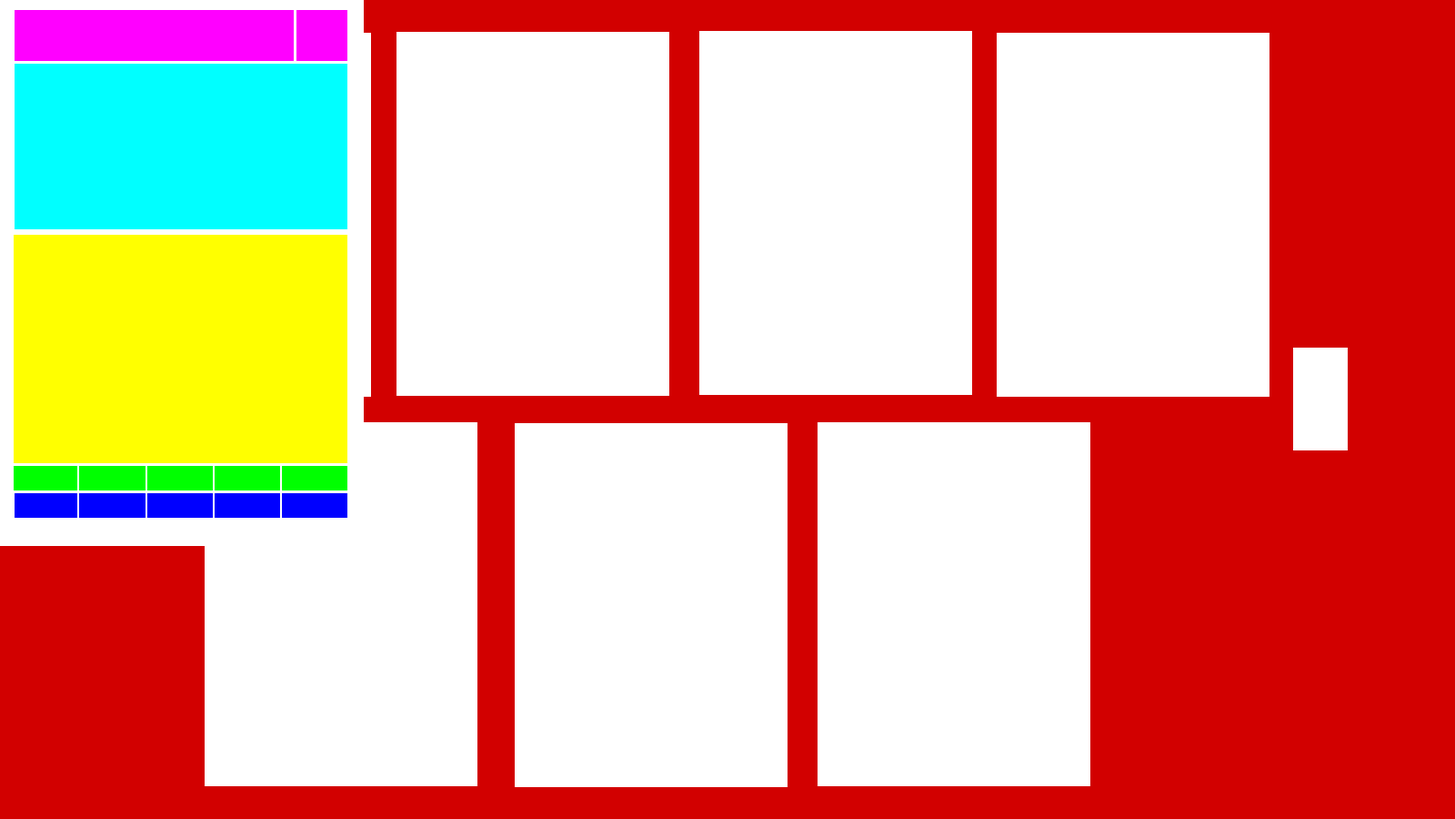
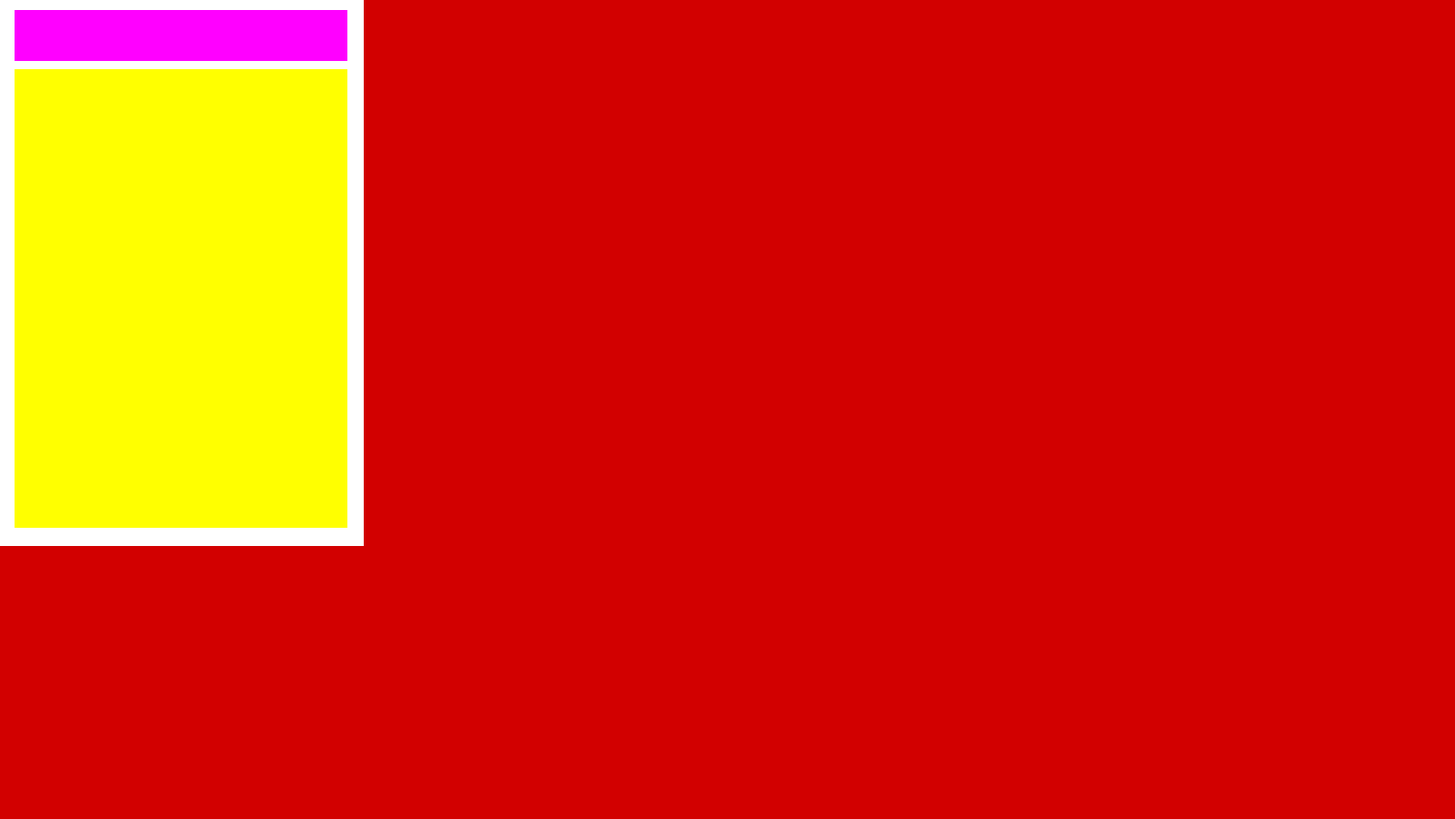
The second 1455 x 819 image is a revision of the first. Changes to its layers:
added group "template_intervention_card" with 26 layers in group "templates" over [13, 10, 399, 547]
added group "back" with 2 layers in group "template_intervention_card" over [14, 10, 348, 528]
added layer "header_text" (1st of 2, in "templates" › "template_intervention_card" › "back") in group "back" over [293, 10, 297, 61]
added layer "floating_text" (1st of 2, in "templates" › "template_intervention_card" › "back") in group "back" over [14, 69, 348, 528]
renamed "template_intervention_card" to "front", hid the group it (21 layers), moved it into group "template_intervention_card" over [13, 10, 399, 547]
moved "bg" into group "template_intervention_card" over [13, 10, 348, 528]
hid group "screen_intervention_preview" (9 layers) over [17, 30, 1349, 787]
